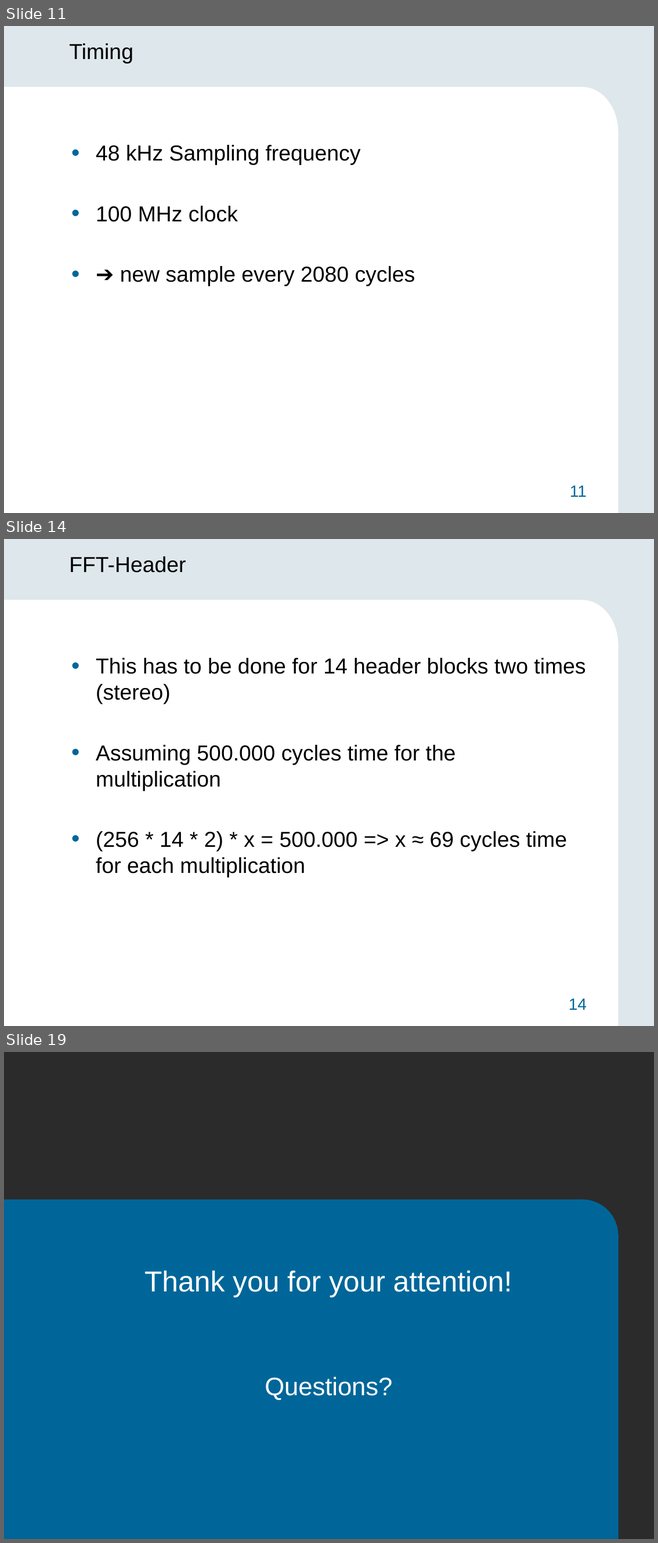
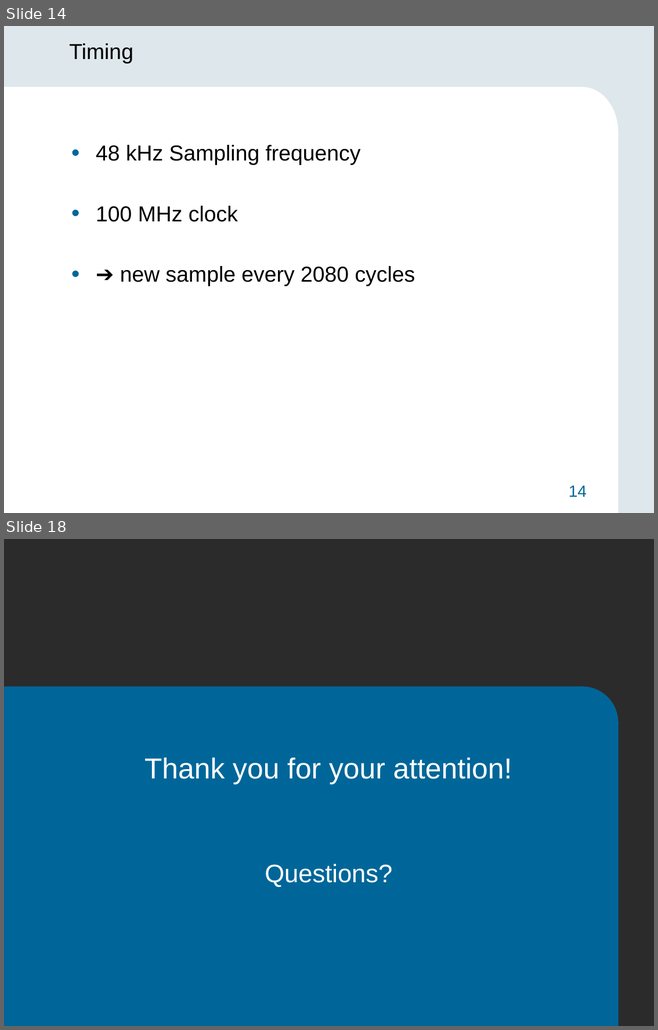
Before and after one commit to 1chor/hw_sw_codesign, a slide deck: Präsentation/Midterm_Präsentation.pptx. Shown one above the other, each under a label of ours: slides 11, 14 and 19 before the commit, slides 14 and 18 after it; the slides between them are not shown. The pictures are 658x1543 and 658x1030 pixels, drawn with LibreOffice and Linux fonts; fonts in the diff are those of the drawing; background and template pictures are left out; a plain dark background stands for a picture behind light text. Boxes give left, top, right and bottom in pixels: in the first picture for what was removed or moved away, otherwise in the second. Text is boxed around its words. In the diff, an @@ line names an element or a change of style, - is before the commit and + after.

```diff
--- a/Präsentation/Midterm_Präsentation.pptx
+++ b/Präsentation/Midterm_Präsentation.pptx
@@ slide 14 removed at [4,539,654,1026], background #DEE7EC; not listed: 4 template elements that a slide beside it also shows @@
@@ title removed at [69,556,186,573] @@
-FFT-Header
@@ text removed at [96,658,585,878] @@
-• This has to be done for 14 header blocks two times (stereo)
-• Assuming 500.000 cycles time for the multiplication
-• (256 * 14 * 2) * x = 500.000 => x ≈ 69 cycles time for each multiplication
@@ what was slide 11 is now slide 14 @@
@@ page number at [568,485,586,497]: text changed @@
-11
+14
@@ what was slide 19 is now slide 18 @@
```
Also in this commit, not shown: 5 slides changed, 5 slides added, 5 other slides removed, 2 other files.
